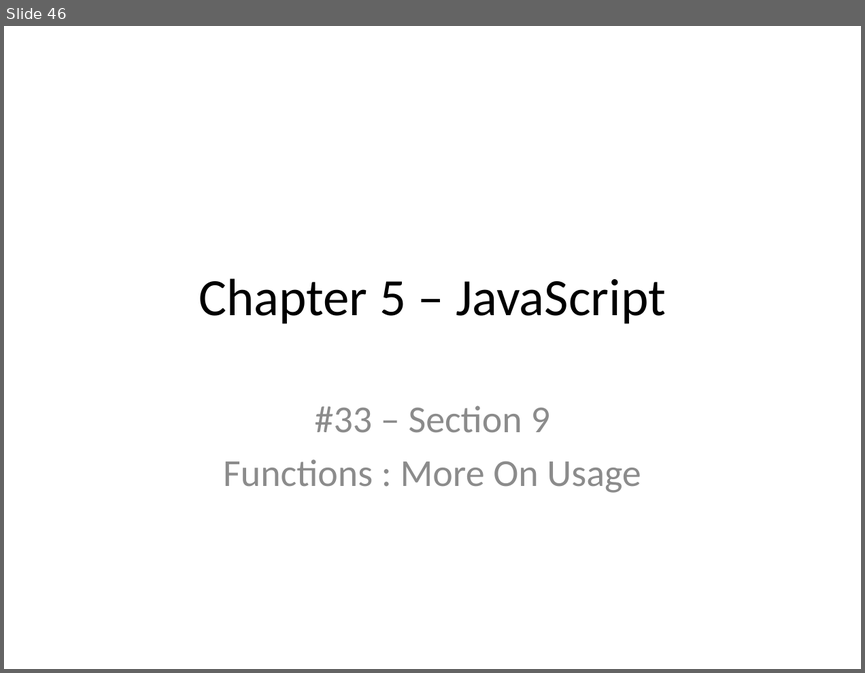
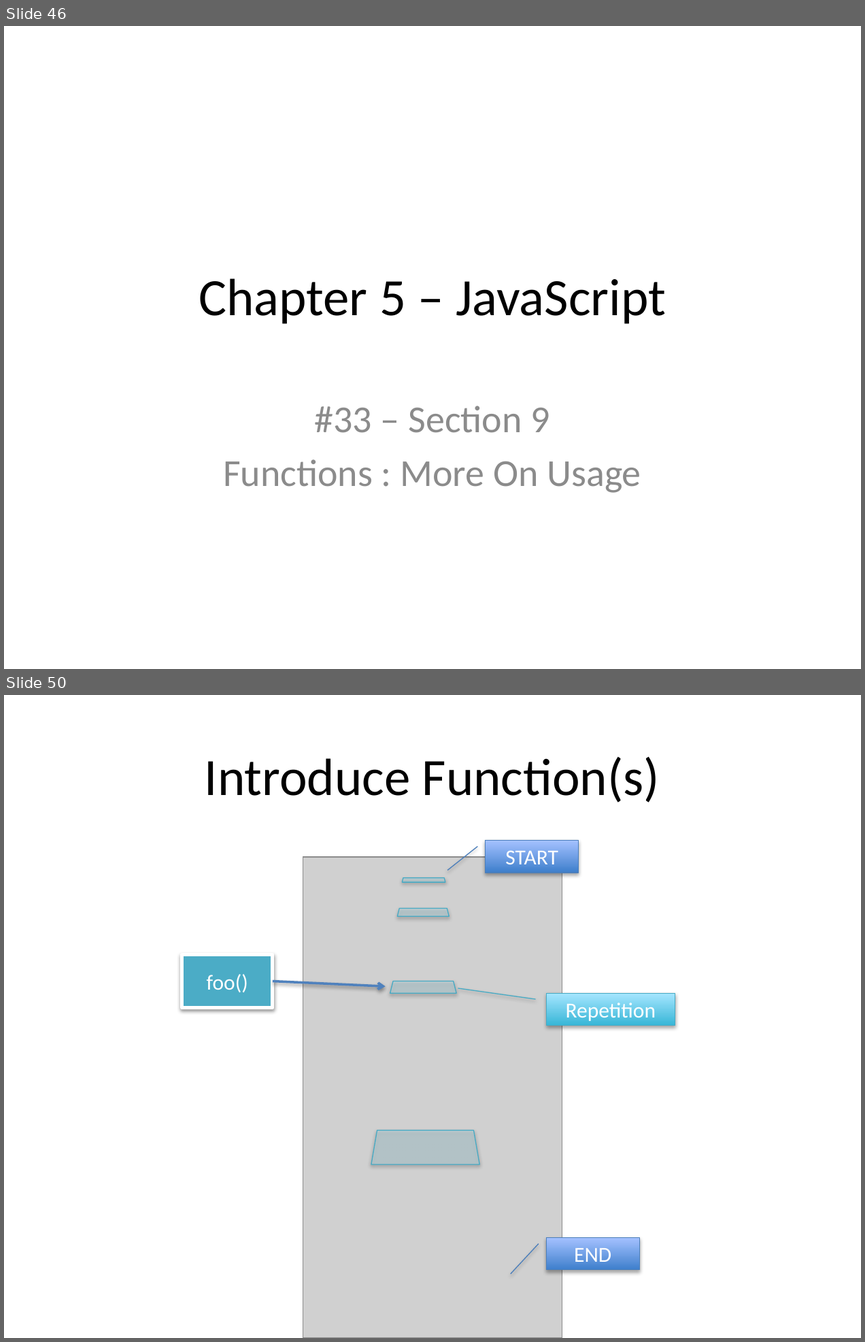
Before and after one commit to xiliax/web-programming-fundamentals, a slide deck: docs/learn-computer-programming.pptx. Shown one above the other, each under a label of ours: slide 46 before the commit, slides 46 and 50 after it; the slides between them are not shown. The pictures are 865x673 and 865x1342 pixels, drawn with LibreOffice and Linux fonts; fonts in the diff are those of the drawing; grey boxes stand for pictures. Boxes give left, top, right and bottom in pixels: in the first picture for what was removed or moved away, otherwise in the second. Text is boxed around its words. In the diff, an @@ line names an element or a change of style, - is before the commit and + after.

Commit message:
Update slides for c05s09 - Functions : More On Usage

```diff
--- a/docs/learn-computer-programming.pptx
+++ b/docs/learn-computer-programming.pptx
@@ slide 50 added at (4, 695, 861, 1338), background #FFFFFF @@
@@ title added at (205, 757, 660, 802), 44 pt, text #000000 @@
+Introduce Function(s)
@@ picture added at (303, 857, 562, 1338) @@
@@ border callout added at (485, 841, 579, 872), fill gradient #3F80CE to #A4C4FF, outline #4B7EBC 0.75 pt, 18 pt, text #FFFFFF @@
+START
@@ trapezoid added at (402, 877, 445, 882), fill #B7DEE8 at 40% opacity, outline #46AAC5 0.75 pt @@
@@ trapezoid added at (397, 909, 449, 916), fill #B7DEE8 at 40% opacity, outline #46AAC5 0.75 pt @@
@@ rectangle added at (182, 955, 273, 1008), fill #4BACC6, outline #FFFFFF 3 pt, 18 pt, text #FFFFFF @@
+foo()
@@ arrow added from (272, 981) to (385, 986), #4F81BD 2 pt @@
@@ trapezoid added at (390, 981, 456, 993), fill #B7DEE8 at 40% opacity, outline #46AAC5 0.75 pt @@
@@ border callout added at (547, 993, 675, 1025), fill gradient #39B7D8 to #A7E6FF, outline #46AAC5 0.75 pt, 18 pt, text #FFFFFF @@
+Repetition
@@ trapezoid added at (372, 1130, 479, 1164), fill #B7DEE8 at 40% opacity, outline #46AAC5 0.75 pt @@
@@ border callout added at (547, 1238, 640, 1269), fill gradient #3F80CE to #A4C4FF, outline #4B7EBC 0.75 pt, 18 pt, text #FFFFFF @@
+END
```
Also in this commit, not shown: 3 slides changed, 4 other slides added, 1 other file.
